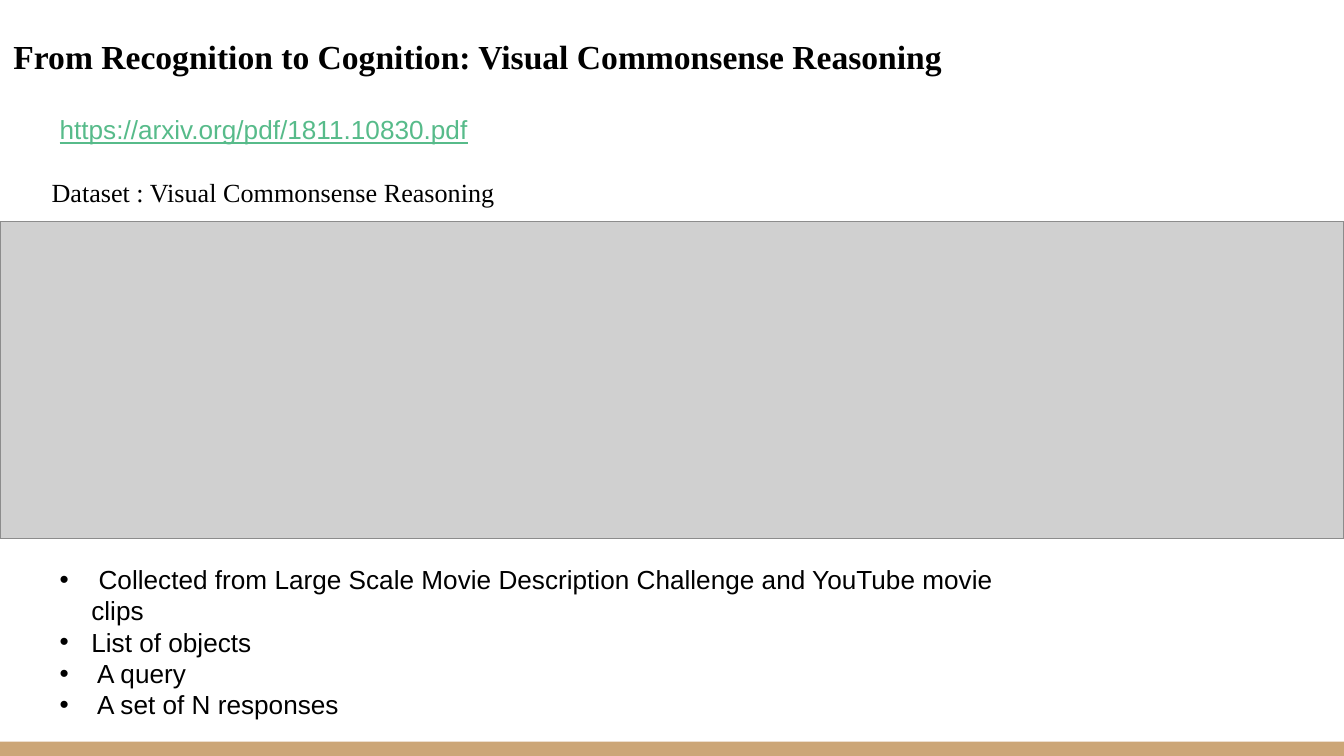
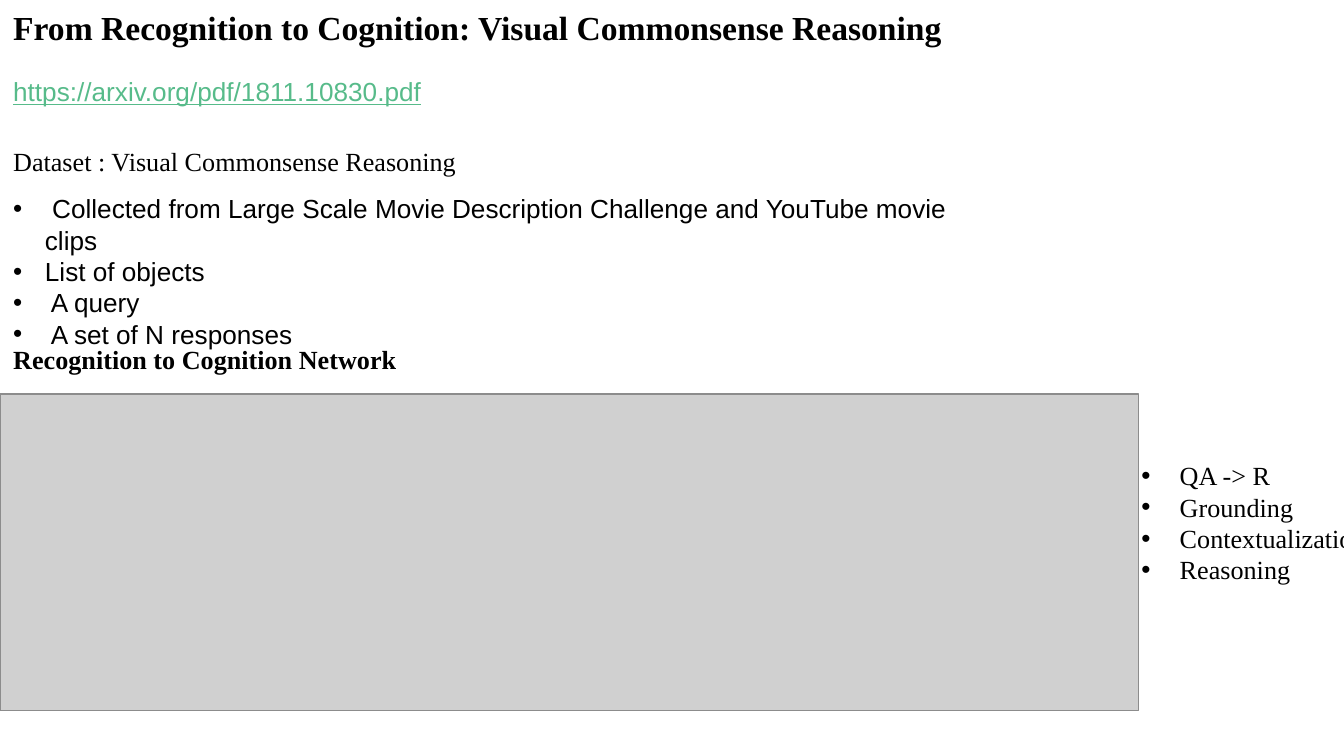
Before and after one commit to VarunBohara/Mini-Project-Documents, a slide deck: slide 6 of Literature Survey 2.pptx. Drawn at 1344x756 pixels with LibreOffice and Linux fonts; fonts in the diff are those of the drawing; grey boxes stand for pictures. Boxes give left, top, right and bottom in pixels: in the first picture for what was removed or moved away, otherwise in the second. Text is boxed around its words. In the diff, an @@ line names an element or a change of style, - is before the commit and + after.

```diff
--- a/Literature Survey 2.pptx
+++ b/Literature Survey 2.pptx
@@ text "From Recognition to Cognition: Visual ..." at <box>13,16,941,46</box>: vertical alignment bottom to top @@
@@ text "https://arxiv.org/pdf/1811.10830.pdf": place and size @@
-text "https://arxiv.org/pdf/1811.10830.pdf" at <box>60,120,468,145</box>
+text "https://arxiv.org/pdf/1811.10830.pdf" at <box>13,82,421,107</box>
@@ text "Dataset : Visual Commonsense Reasoning": place and size @@
-text "Dataset : Visual Commonsense Reasoning" at <box>52,184,494,208</box>
+text "Dataset : Visual Commonsense Reasoning" at <box>13,153,455,177</box>
@@ text "Collected from Large Scale Movie ...": place and size @@
-text "Collected from Large Scale Movie ..." at <box>91,570,992,720</box>
+text "Collected from Large Scale Movie ..." at <box>45,199,946,350</box>
@@ picture removed at <box>0,222,1344,539</box> @@
@@ text added at <box>13,348,396,375</box>, 14 pt, text #000000, bold @@
+Recognition to Cognition Network
@@ picture added at <box>0,394,1138,711</box> @@
@@ text added at <box>1180,467,1293,585</box>, 14 pt, text #000000 @@
+• QA -> R
+• Grounding
+• Contextualization
+• Reasoning
@@ rectangle removed at <box>0,742,1344,756</box> @@
```
Also in this commit, not shown: 2 slides added, 1 slide removed.
